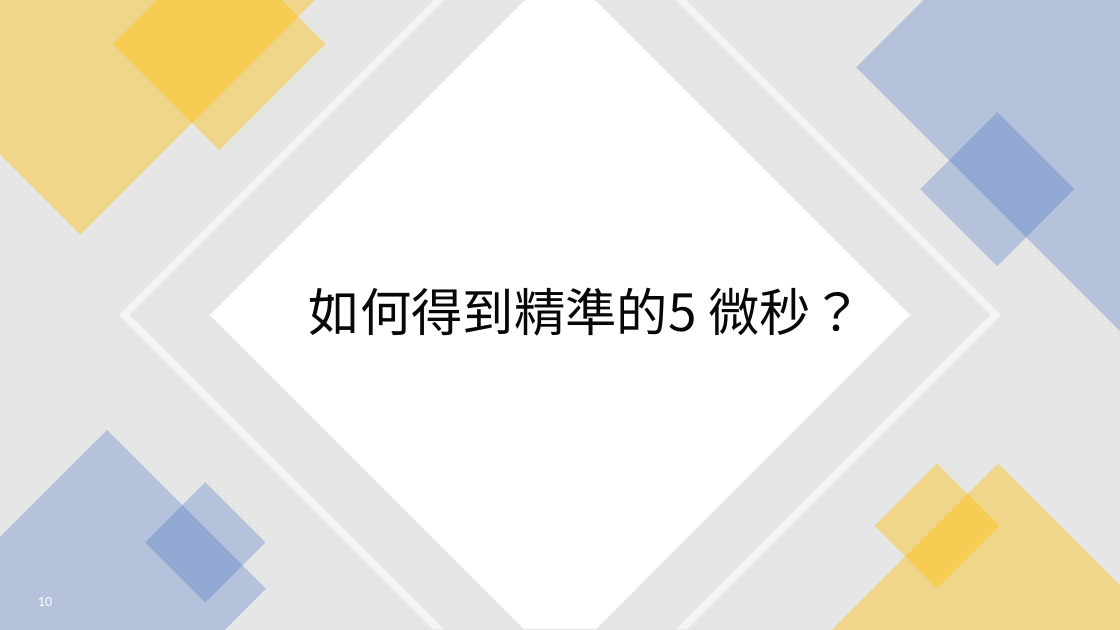
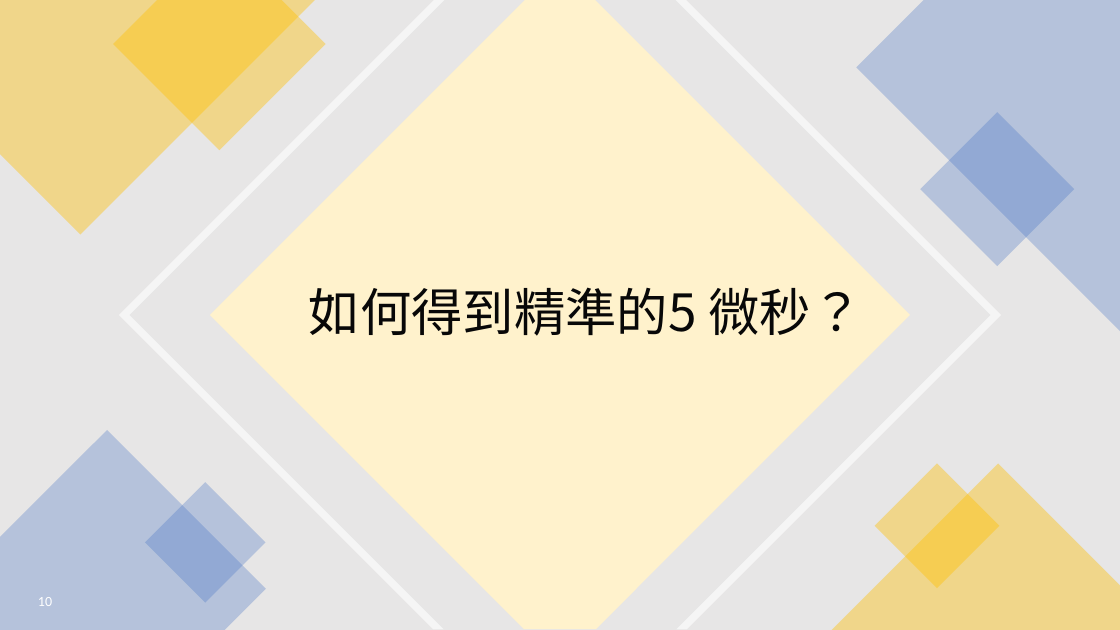
Before and after one commit to ParkerMactavish/Computer-Organization, a slide deck: slide 10 of ARC IoTDK Lab2.pptx. Drawn at 1120x630 pixels with LibreOffice and Linux fonts; fonts in the diff are those of the drawing. Boxes give left, top, right and bottom in pixels: in the first picture for what was removed or moved away, otherwise in the second. Text is boxed around its words. In the diff, an @@ line names an element or a change of style, - is before the commit and + after.

```diff
--- a/ARC IoTDK Lab2.pptx
+++ b/ARC IoTDK Lab2.pptx
@@ background #FFFFFF to #FFF2CC @@
@@ freeform shape at (210,0,910,630): fill #FFFFFF to #FFF2CC @@
```
Also in this commit, not shown: 28 other slides changed.
